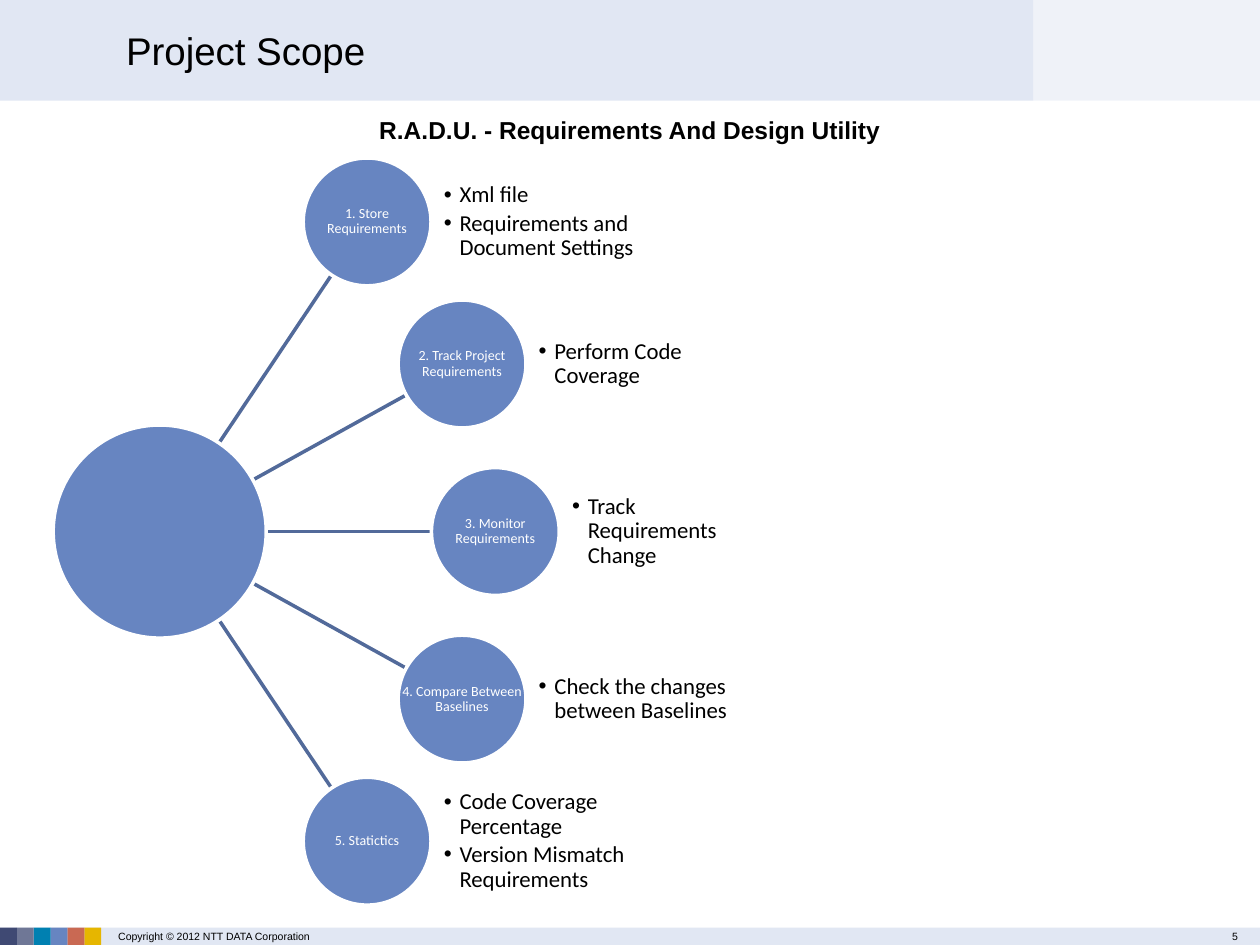
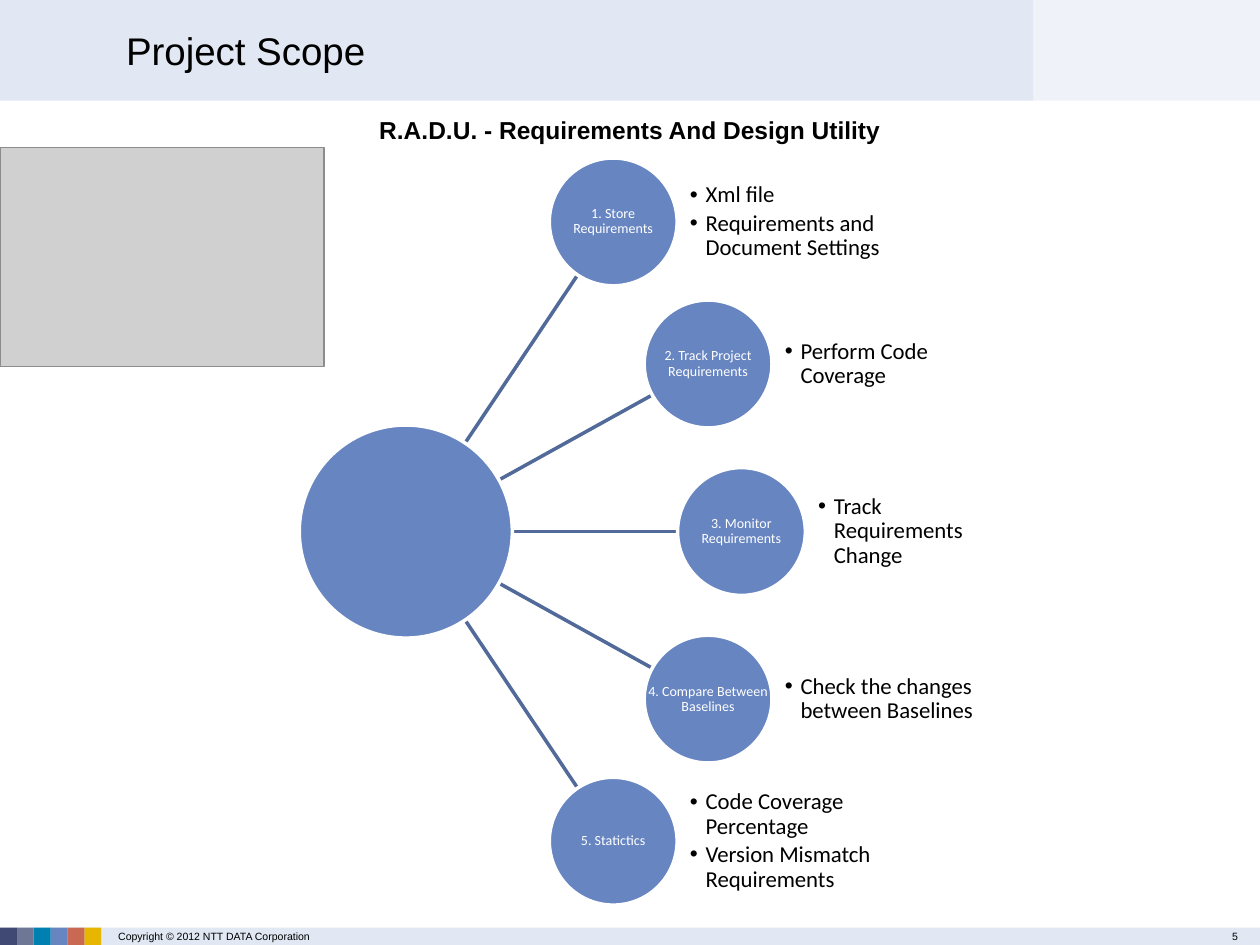
Before and after one commit to BogdanHerciu/ReqM_project, a slide deck: slide 5 of ProjectDocuments/05_Misc/00_Introduction.pptx. Drawn at 1260x945 pixels with LibreOffice and Linux fonts; fonts in the diff are those of the drawing; grey boxes stand for pictures; background and template pictures are left out. Boxes give left, top, right and bottom in pixels: in the first picture for what was removed or moved away, otherwise in the second. Text is boxed around its words. In the diff, an @@ line names an element or a change of style, - is before the commit and + after.

```diff
--- a/ProjectDocuments/05_Misc/00_Introduction.pptx
+++ b/ProjectDocuments/05_Misc/00_Introduction.pptx
@@ picture added at (0, 147, 324, 367) @@
@@ ellipse removed at (53, 425, 266, 638) @@
@@ ellipse: place and size @@
-ellipse at (431, 467, 558, 595)
+ellipse at (300, 425, 513, 638)
@@ ellipse added at (678, 467, 805, 595), fill #6785C1, outline #FFFFFF 2 pt @@
@@ 10 texts, 5 freeform shapes, 4 ellipses: place and size @@
-10 texts, 5 freeform shapes, 4 ellipses at (208, 158, 727, 905)
+10 texts, 5 freeform shapes, 4 ellipses at (454, 158, 973, 905)
```
Also in this commit, not shown: 3 other slides changed, 1 slide added.
